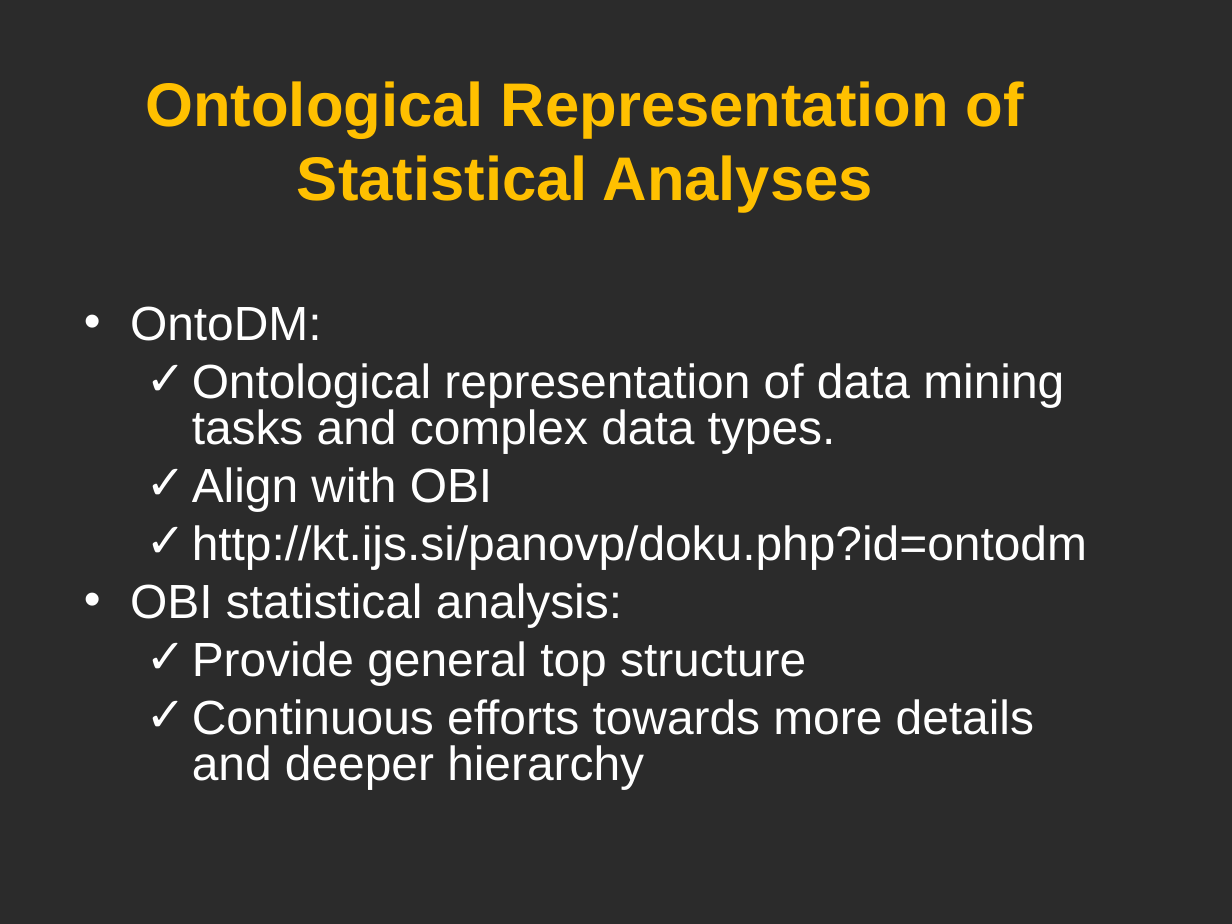
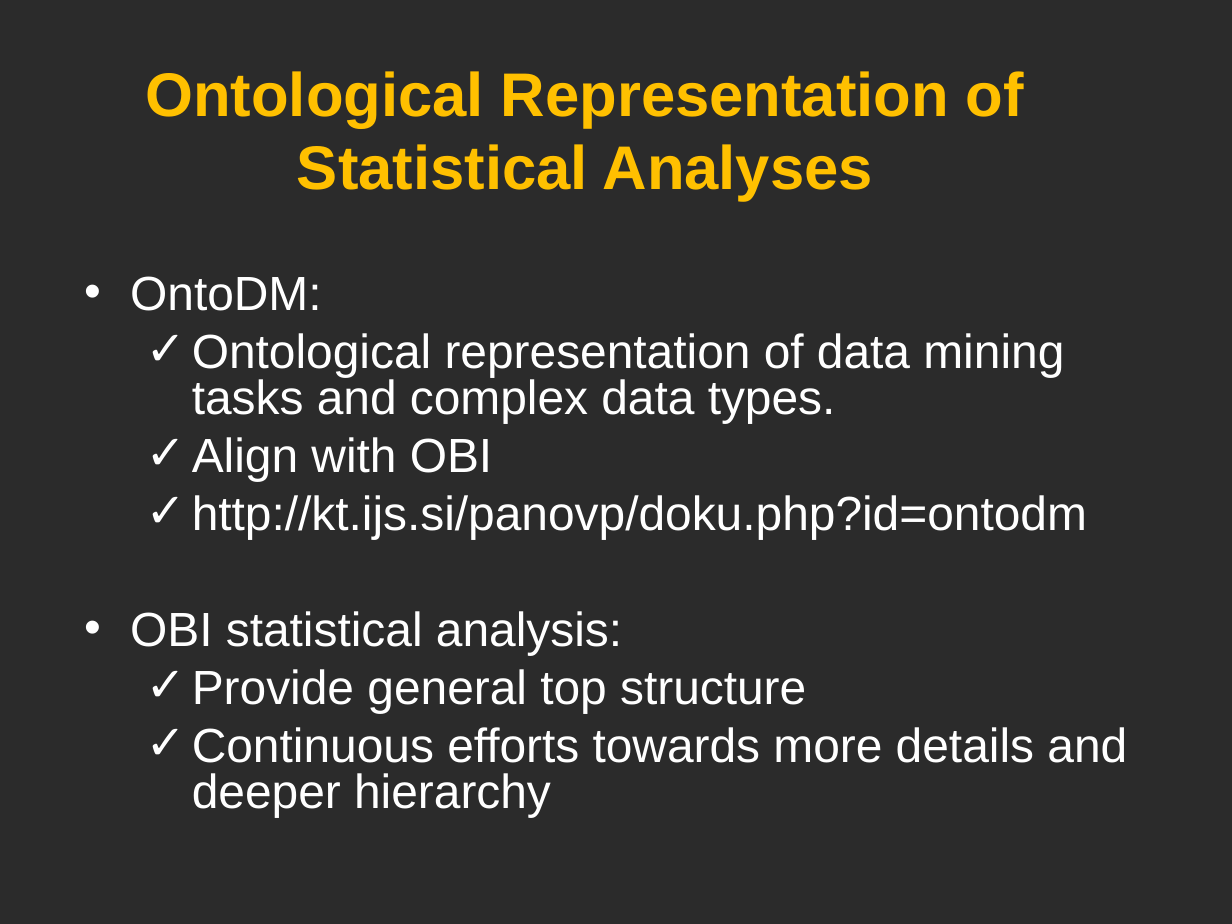
Before and after one commit to obi-ontology/obi-legacy-svn, a slide deck: slide 3 of trunk/docs/presentations/OBI workshop May 2012 Ann Arbor/OBI Statistics/Statistics_OBI_He.ppt. Drawn at 1232x924 pixels with LibreOffice and Linux fonts; fonts in the diff are those of the drawing; background and template pictures are left out; a plain dark background stands for a picture behind light text. Boxes give left, top, right and bottom in pixels: in the first picture for what was removed or moved away, otherwise in the second. Text is boxed around its words. In the diff, an @@ line names an element or a change of style, - is before the commit and + after.

```diff
--- a/trunk/docs/presentations/OBI workshop May 2012 Ann Arbor/OBI Statistics/Statistics_OBI_He.ppt
+++ b/trunk/docs/presentations/OBI workshop May 2012 Ann Arbor/OBI Statistics/Statistics_OBI_He.ppt
@@ title "Ontological Representation of Statistical Analyses": place and size @@
-title "Ontological Representation of Statistical Analyses" at box(145, 81, 1024, 211)
+title "Ontological Representation of Statistical Analyses" at box(145, 71, 1024, 201)
@@ text "OntoDM:" rewrapped from box(130, 306, 1087, 790) to box(130, 276, 1127, 817) @@
```
Also in this commit, not shown: 2 other slides changed, 1 slide added, 3 other files.
